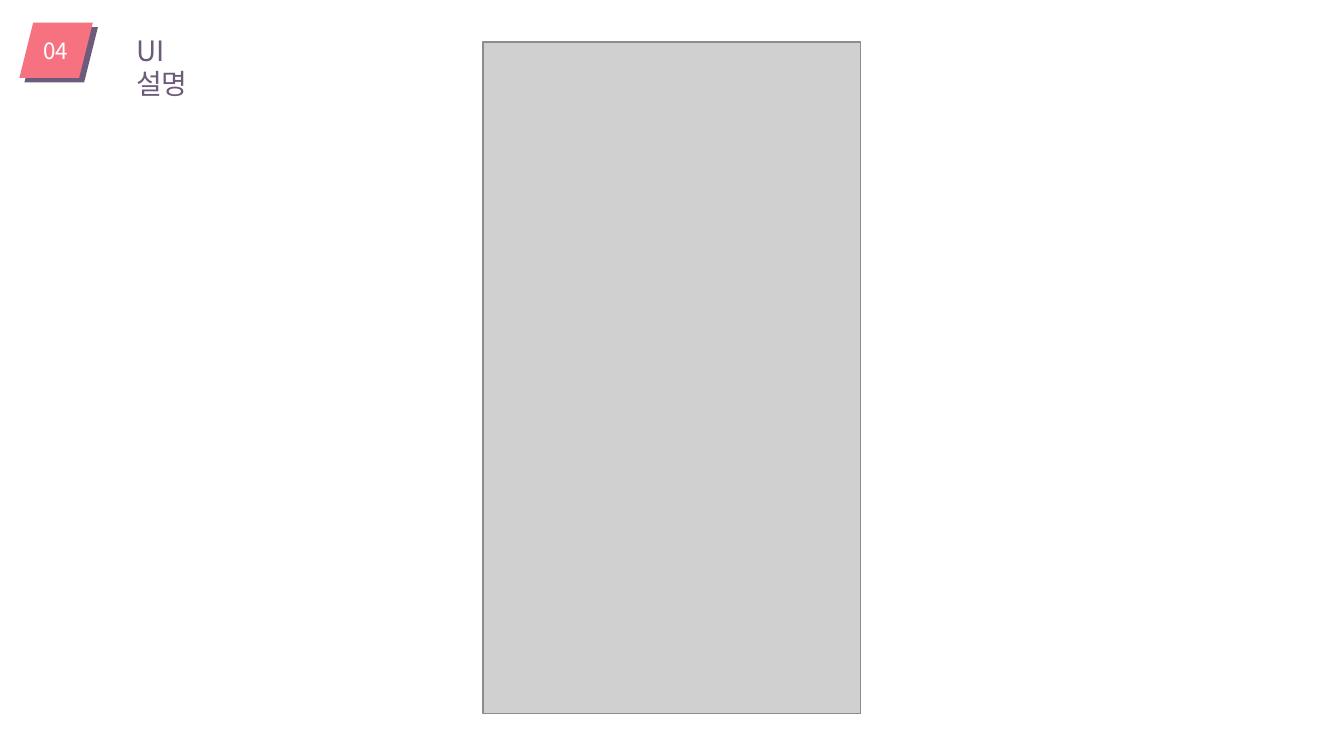
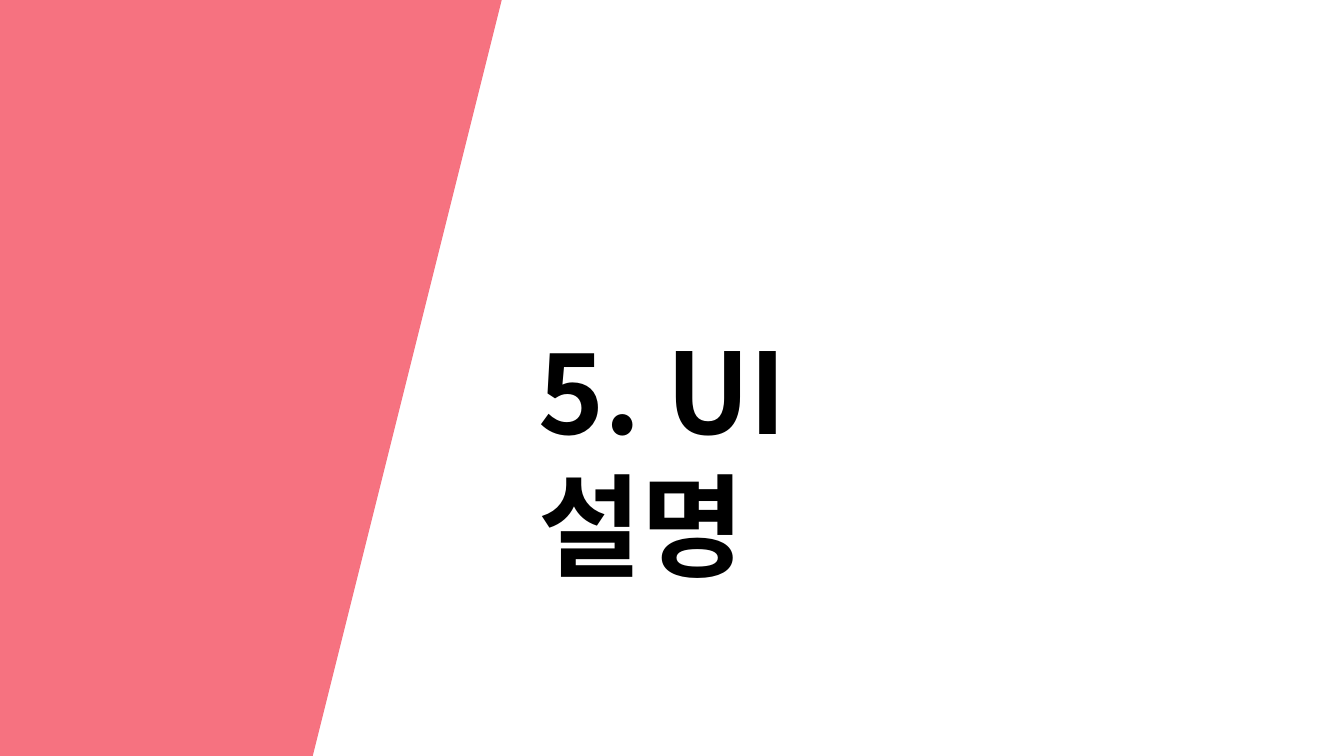
Before and after one commit to dgsw-2019-hackathon/J_B_H_AirConditioner, a slide deck: slide 12 of pptFile/ppt.pptx (slide 7 before the commit). Drawn at 1344x756 pixels with LibreOffice and Linux fonts; fonts in the diff are those of the drawing; grey boxes stand for pictures. Boxes give left, top, right and bottom in pixels: in the first picture for what was removed or moved away, otherwise in the second. Text is boxed around its words. In the diff, an @@ line names an element or a change of style, - is before the commit and + after.

```diff
--- a/pptFile/ppt.pptx
+++ b/pptFile/ppt.pptx
@@ parallelogram added at <box>0,0,504,756</box>, fill #F67280 @@
@@ parallelogram removed at <box>19,23,93,79</box> @@
@@ parallelogram removed at <box>24,27,98,83</box> @@
@@ text removed at <box>43,42,68,59</box> @@
-04
@@ picture removed at <box>483,42,861,715</box> @@
@@ text at <box>538,351,787,578</box>: text changed; size 20 to 80 pt; text colour #6C5B7B to #000000; bold on @@
-UI 설명
+5. UI 설명
```
Also in this commit, not shown: 13 other slides changed, 15 slides added, 6 slides removed.
